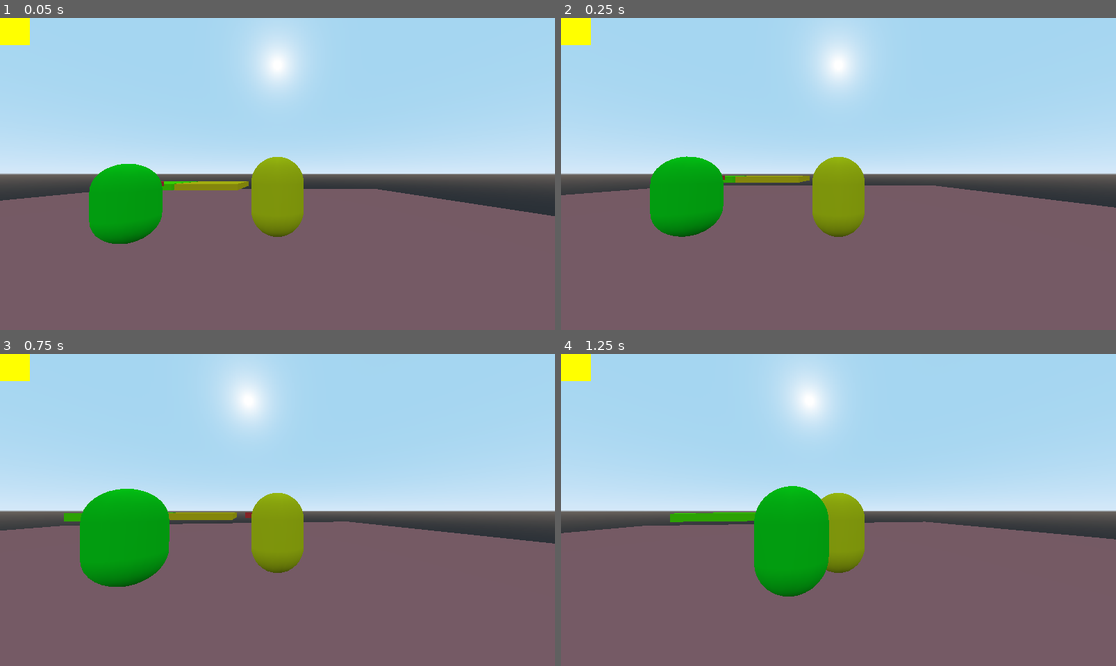
Above: before the commit, frames 1-4 (two rows, left to right).
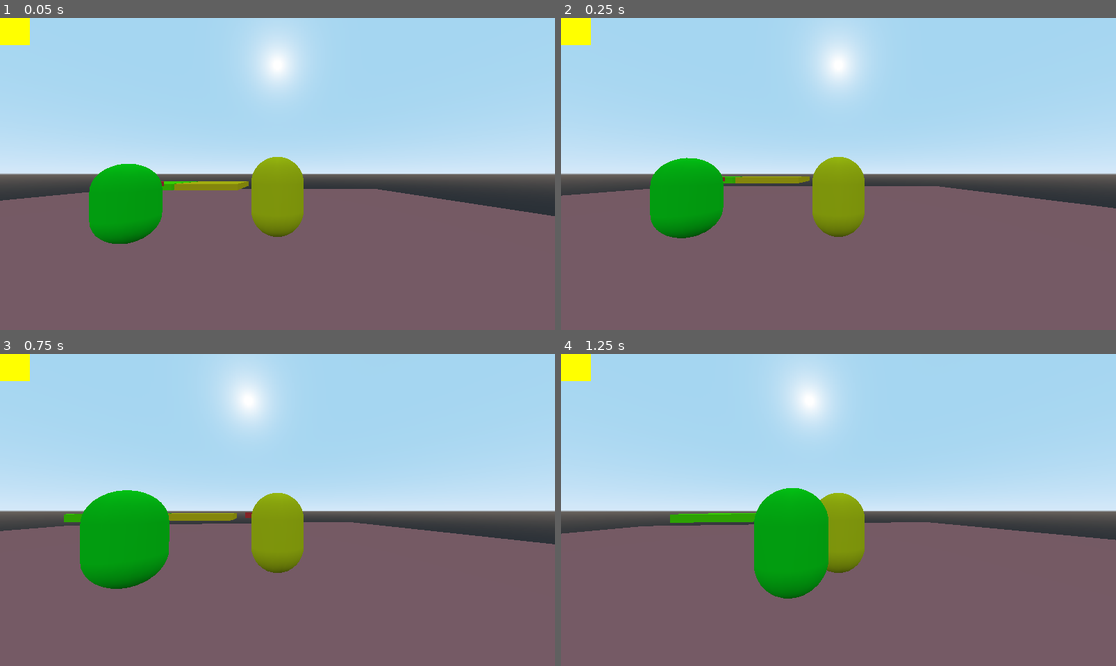
Above: after the commit, the same moments.

Repository: MegaModular/Game-Gam-2022
Game: Godot game, scene res://Main.tscn
The game is run twice, just before and just after one commit, with the same random seed, the same clock (stepped at 60 frames per second) and the same inputs.
Inputs (mouse positions are in pixels of both pictures, inside the frame that each line leads up to):
- Up to frame 1 (0.05 s): no input
- Up to frame 2 (0.25 s): no input
- Up to frame 3 (0.75 s): tap Enter at 0.5 s; move the mouse to (305, 510) at 0.52 s; hold A (a) from 0.53 s (still down)
- Up to frame 4 (1.25 s): keep holding A (a); tap D (d) at 0.8 s

Frame 1 is identical in both runs. In frame 2, 0.4% of the frame differs, in the area x 0-100%, y 44-71%; in frame 3, 0.4%; in frame 4, 0.4%, in the area x 0-100%, y 42-79%.

Commit message:
fixed jump thing haha
sexy time :D

Diff:
--- a/Player/Player1.tscn
+++ b/Player/Player1.tscn
@@ -18,11 +18,54 @@
 [node name="CameraHolder" parent="." instance=ExtResource( 2 )]
 transform = Transform( 1, 0, 0, 0, 1, 0, 0, 0, 1, 0, 0.843122, 0 )
 
-[node name="GroundCheck" type="RayCast" parent="."]
-transform = Transform( 1, 0, 0, 0, 1, 0, 0, 0, 1, 0, -0.539338, 0 )
+[node name="CollisionHead" type="CollisionShape" parent="."]
+transform = Transform( 1, 0, 0, 0, -1, 8.74228e-08, 0, -8.74228e-08, -1, 0, 0.00161922, 0 )
+shape = SubResource( 6 )
+
+[node name="Node" type="Spatial" parent="."]
+transform = Transform( 1, 0, 0, 0, 1, 0, 0, 0, 1, 0, 0.180676, 0 )
+
+[node name="GroundCheck" type="RayCast" parent="Node"]
+transform = Transform( 1, 0, 0, 0, 1, 0, 0, 0, 1, 0, -0.734513, 0 )
 enabled = true
 collide_with_areas = true
 
-[node name="CollisionHead" type="CollisionShape" parent="."]
-transform = Transform( 1, 0, 0, 0, -1, 8.74228e-08, 0, -8.74228e-08, -1, 0, 0.00161922, 0 )
-shape = SubResource( 6 )
+[node name="GroundCheck5" type="RayCast" parent="Node"]
+transform = Transform( 1, 0, 0, 0, 1, 0, 0, 0, 1, 0, -0.734513, -0.983335 )
+enabled = true
+collide_with_areas = true
+
+[node name="GroundCheck7" type="RayCast" parent="Node"]
+transform = Transform( 1, 0, 0, 0, 1, 0, 0, 0, 1, 0.746219, -0.734513, -0.638122 )
+enabled = true
+collide_with_areas = true
+
+[node name="GroundCheck8" type="RayCast" parent="Node"]
+transform = Transform( 1, 0, 0, 0, 1, 0, 0, 0, 1, 0.746219, -0.734513, 0.605851 )
+enabled = true
+collide_with_areas = true
+
+[node name="GroundCheck9" type="RayCast" parent="Node"]
+transform = Transform( 1, 0, 0, 0, 1, 0, 0, 0, 1, -0.739245, -0.734513, 0.605851 )
+enabled = true
+collide_with_areas = true
+
+[node name="GroundCheck6" type="RayCast" parent="Node"]
+transform = Transform( 1, 0, 0, 0, 1, 0, 0, 0, 1, -0.75668, -0.734513, -0.624174 )
+enabled = true
+collide_with_areas = true
+
+[node name="GroundCheck4" type="RayCast" parent="Node"]
+transform = Transform( 1, 0, 0, 0, 1, 0, 0, 0, 1, -0.979848, -0.734513, 0 )
+enabled = true
+collide_with_areas = true
+
+[node name="GroundCheck3" type="RayCast" parent="Node"]
+transform = Transform( 1, 0, 0, 0, 1, 0, 0, 0, 1, 0, -0.734513, 0.975896 )
+enabled = true
+collide_with_areas = true
+
+[node name="GroundCheck2" type="RayCast" parent="Node"]
+transform = Transform( 1, 0, 0, 0, 1, 0, 0, 0, 1, 1.00215, -0.734513, 0 )
+enabled = true
+collide_with_areas = true
--- a/Player/Scripts/Player1.gd
+++ b/Player/Scripts/Player1.gd
@@ -3,7 +3,7 @@
 #Physics of player, and features
 
 onready var head = get_node("CameraHolder")
-onready var groundcheck = $GroundCheck
+onready var groundcheck = $Node
 
 onready var globals = $"/root/Globals"
 
@@ -43,13 +43,15 @@
 		color = "yellow"
 		self.set_collision_layer_bit(1, true)
 		self.set_collision_mask_bit(1, true)
-		$GroundCheck.set_collision_mask_bit(1, true)
+		for i in $Node.get_children():
+			i.set_collision_mask_bit(1, true)
 		print(self.get_collision_mask_bit(1))
 	if self.get_parent().is_in_group("green"):
 		color = "green"
 		self.set_collision_layer_bit(2, true)
 		self.set_collision_mask_bit(2, true)
-		$GroundCheck.set_collision_mask_bit(2, true)
+		for i in $Node.get_children():
+			i.set_collision_mask_bit(2, true)
 
 	$CameraHolder.scale = Vector3.ONE * camera_zoom
 	Input.set_mouse_mode(Input.MOUSE_MODE_CAPTURED)
@@ -65,19 +67,26 @@
 			head.rotate_x(deg2rad(-event.relative.y * mouse_sensitivity))
 			head.rotation.x = clamp(head.rotation.x, deg2rad(-89), deg2rad(89))
 
+var tot_collisions = 0
+
+func check_ground():
+	tot_collisions = 0
+	for i in $Node.get_children():
+		if i.is_colliding():
+			tot_collisions += 1
+	if tot_collisions > 0:
+		full_colliding = true
+	else:
+		full_colliding = false
+
 
 func _physics_process(delta):
 	camera_shit()
 	handle_sprinting()
 	#thank you garbaj
+	check_ground()
+
 	direction = Vector3()
-
-	print(groundcheck.is_colliding())
-	if groundcheck.is_colliding():
-		full_colliding = true
-	else:
-		full_colliding = false
-
 	if not full_colliding:
 		gravity_vec += Vector3.DOWN * gravity * delta
 	else:
